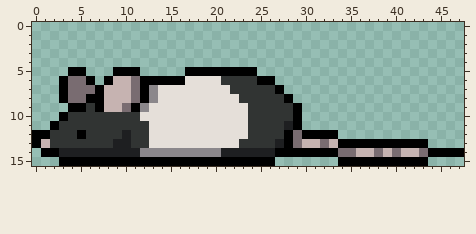
Pixel-art file -- Assets/Sprites/rat_proto.aseprite. The picture above is the old version.
48x16 pixels, 1 frame.
Once edited:
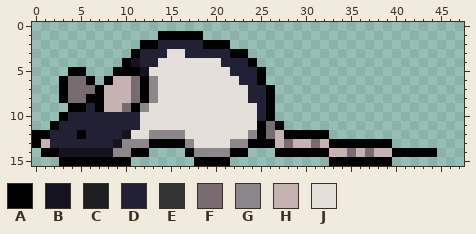
Palette (. is transparent): A #000000  B #151321  C #1e1f21  D #222034  E #313433  F #796c71  G #8b878b  H #c6b3b1  J #e5dfd9
Changes in this commit:
layer "Group 1/Layer 1" now hidden
layer "Group 1/Layer 13" now hidden
layer "Group 1/Layer 6" now hidden
layer "Group 1/Layer 11" now hidden
layer "Layer 14" added
layer "Layer 15" opacity 45% multiply added
layer "Layer 1" added
There is now colour A in row 1 at x 14 to 18; in row 2 at x 12 to 13 and 19 to 21; in row 3 at x 11 and 22 to 23; in row 4 at x 10 and 24; in row 5 at x 25; in row 15 at x 33.
The edit turns colour C into colour A in row 14 at x 11 and 22 to 23.
The edit turns colour E into colour A in rows 7 to 10 at x 26; in row 11 at x 25 and 27; in row 12 at x 25; in row 13 at x 24 to 26.
The edit turns colour F into colour A in row 12 at x 29; in row 14 at x 40 and 43.
The edit turns colour G into colour A in row 14 at x 12 and 17.
The edit turns colour H into colour A in row 13 at x 33; in row 14 at x 41 to 42.
The edit turns colour J into colour A in row 13 at x 13 to 16.
There is now colour B in row 4 at x 11; in row 5 at x 12.
The edit turns colour C into colour B in row 12 at x 10; in row 13 at x 9; in row 14 at x 3 to 8.
There is now colour D in row 2 at x 14 to 18; in row 3 at x 12 to 14 and 17 to 21; in row 4 at x 12 to 13 and 21 to 23.
The edit turns colour A into colour D in row 5 at x 22 to 24.
The edit turns colour E into colour D in row 6 at x 23 to 24; in rows 7 to 8 at x 24 to 25; in row 9 at x 6 and 25; in row 10 at x 4 to 11 and 25; in row 11 at x 3 to 11; in row 12 at x 2 to 4 and 6 to 9.
The edit turns colour E into colour D in row 13 at x 2 to 8.
The edit turns colour A into colour F in row 13 at x 28.
The edit turns colour E into colour F in rows 11 to 12 at x 26.
The edit turns colour H into colour F in row 13 at x 31; in row 14 at x 37.
The edit turns colour A into colour G in row 6 at x 13.
The edit turns colour C into colour G in row 13 at x 10; in row 14 at x 9 to 10 and 21.
The edit turns colour E into colour G in row 12 at x 24; in row 13 at x 11 to 12 and 23.
The edit turns colour J into colour G in row 12 at x 13 to 16; in row 13 at x 17 and 22.
The edit turns colour A into colour H in row 14 at x 33.
The edit turns colour C into colour H in row 13 at x 27.
The edit turns colour E into colour H in row 12 at x 27.
The edit turns colour F into colour H in row 13 at x 29 and 32; in row 14 at x 34 and 38.
There is now colour J in row 3 at x 15 to 16; in row 4 at x 14 to 20; in row 5 at x 13 to 16.
The edit turns colour A into colour J in row 5 at x 17 to 21; in row 6 at x 14 to 16.
The edit turns colour E into colour J in row 6 at x 21 to 22; in row 7 at x 22 to 23; in row 8 at x 23; in rows 9 to 10 at x 24; in row 11 at x 12 and 24; in row 12 at x 11 to 12.
Colour A is removed in row 6 at x 26; in row 7 at x 27; in row 8 at x 28; in rows 9 to 11 at x 29; in row 12 at x 33; in row 13 at x 40 to 43.
Colour A is removed in row 14 at x 45 to 47; in row 15 at x 11 to 17, 22 to 26 and 40 to 43.
Colour C is removed in row 11 at x 28; in row 14 at x 24 to 26.
Colour E is removed in row 8 at x 27; in rows 9 to 10 at x 27 to 28.
Colour G is removed in row 14 at x 13 to 16.
Boxes around the changes in both pictures, in picture pixels (x1, y1, x2, y2):
changed: (50, 31, 464, 166)
